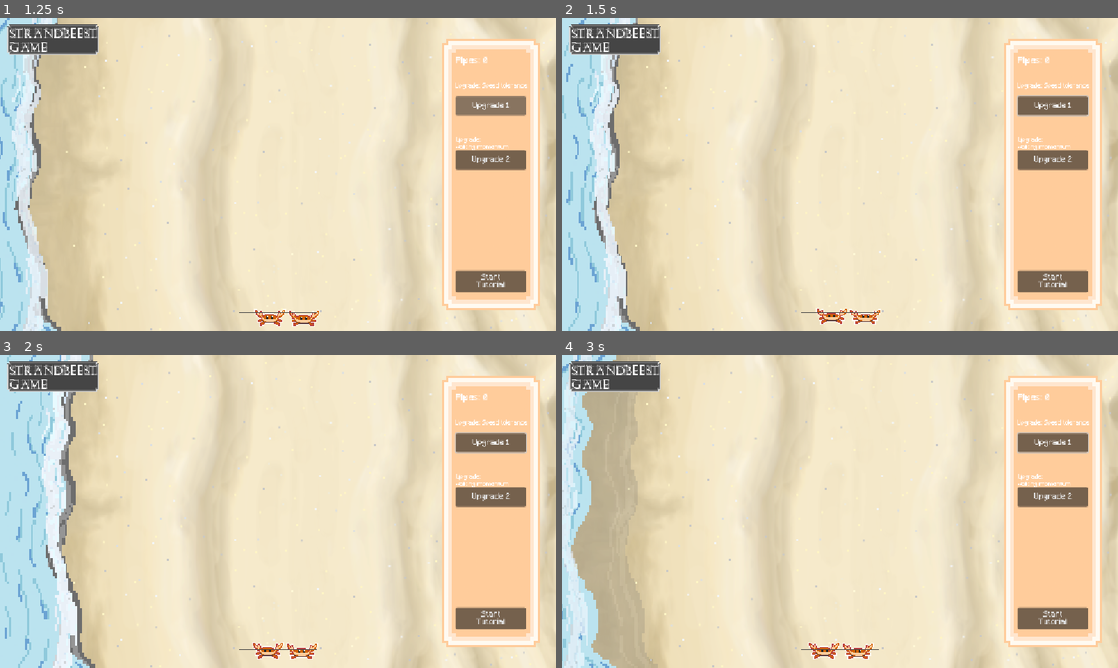
Above: before the commit, frames 1-4 (two rows, left to right).
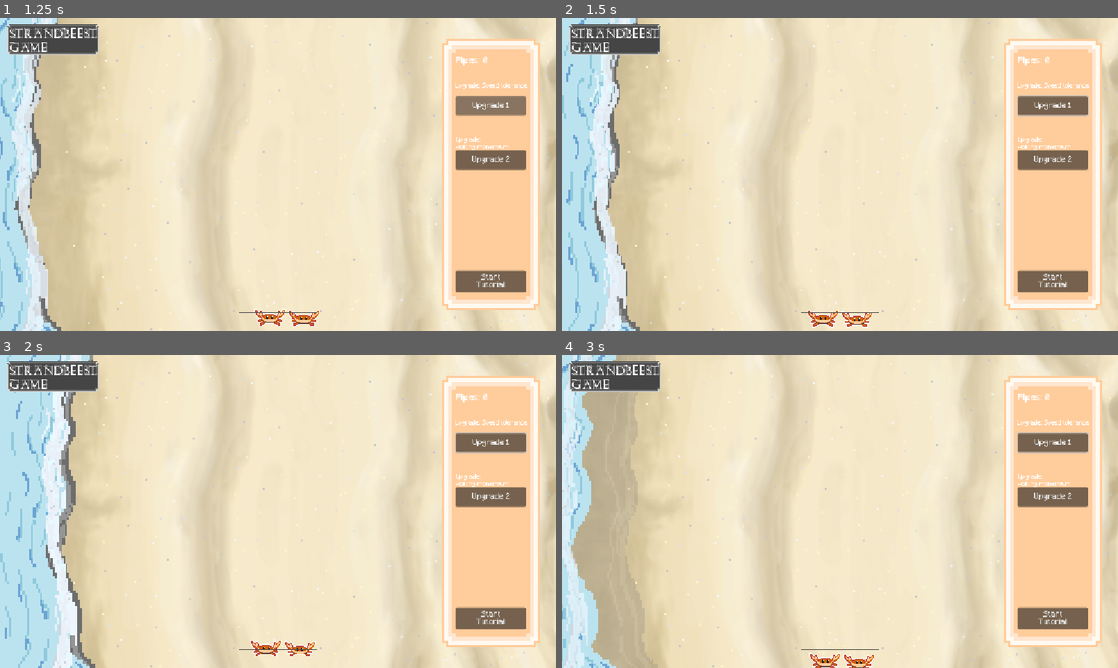
Above: after the commit, the same moments.

Repository: ArifD2286/Strandbeest-Game
Game: Godot game, scene res://Game.tscn
Same seed, same stepped clock (60 frames per second), same inputs: the game is played once before the commit and once after it.
Inputs (mouse positions are in pixels of both pictures, inside the frame that each line leads up to):
- Up to frame 1 (1.25 s): click "Upgrade 1" at 0.5 s
- Up to frame 2 (1.5 s): tap Enter at 1.25 s; move the mouse to (962, 158) at 1.27 s; hold Right from 1.28 s (still down); tap Space (shooting) at 1.35 s; click (962, 158) at 1.42 s
- Up to frame 3 (2 s): keep holding Right
- Up to frame 4 (3 s): release Right at 2 s; drag from (728, 527) to (812, 574) at 2.02 s; move the mouse to (895, 442) at 2.77 s; hold Right from 2.78 s (still down); tap Shift at 2.85 s

Frame 1 is identical in both runs. In frame 2, 0.5% of the frame differs, in the area x 44-58%, y 92-100%; in frame 3, 0.4%; in frame 4, 0.7%, in the area x 44-57%, y 91-100%.

Commit message:
Update 3.7
Changes:
- Continued working on the player's cloud movement mechanics, only "idle" state left :)

Diff:
--- a/strandbeest-game/cloud_1.gd
+++ b/strandbeest-game/cloud_1.gd
@@ -3,12 +3,18 @@
 # Notes:
 # We can use states again to have variation of animation for different scenarios.
 
-# pull_fraction in player.gd is a var with a smooth change from 0 to 1,
+# During "Charging" state, we want the cloud to move from their original position to the player node's
+# (target position, we use [Vector2.ZERO]) position to have the "getting sucked in" to suggest the "charging" motion.
+
+# We want the cloud to keep on orbiting/moving in circles, so to keep that motion we can move the cloud's
+# centre of orbiting during change of state transition.
+
+# we can use a [.lerp()] (lerp is short for linear interpolation).
+# It is an operation for Vector2 for blending in between two points using a "0 to 1".
+
+# [pull_fraction] in player.gd is a var with a smooth change from 0 to 1,
 # we can use this for the shift of position of the cloud.
 # Say that 0 is when the cloud sits at its resting pos and 1 is where the cloud sits at its target spot.
-
-# For the movement of the clouds, we can use a [.lerp()] (lerp is short for linear interpolation).
-# It is an operation for Vector2 for blending in between two points using a "0 to 1".
 
 # Vector2.ZERO is the target point for cloud1/2/3.gd to go to from their own initial position
 # as [position] are local coordinates for the Player (CharacterBody2D) node.
@@ -17,7 +23,8 @@
 @onready var player = get_parent()
 
 @export var radius: float = 10.0
-@export var burst_radius: float = 20.0
+@export var charge_radius: float = 5.0
+@export var burst_radius: float = 25.0
 
 # The variables below doesn't make the duration for the animation state,
 # it is only for the speed of the circle movement / how long it takes for 1 whole loop.
@@ -27,7 +34,8 @@
 # it is declared in player.gd
 
 @export var cycle_seconds: float = 5.0
-@export var burst_seconds: float = 3.0
+@export var charge_cycle_seconds: float = 1.0
+@export var burst_seconds: float = 1.5
 @export var phase_offset: float = 0.0
 
 var _rest_position: Vector2
@@ -50,8 +58,18 @@
 			position.y = _rest_position.y + radius * cos(_omega * _t)
 		"Charging":
 			_t += delta
-			position = _rest_position.lerp(charge_target, player.pull_fraction)
+			_omega = TAU / charge_cycle_seconds
+			var current_centre = _rest_position.lerp(charge_target, player.pull_fraction)
+			var current_radius = lerp(radius, charge_radius, player.pull_fraction)
+			position.x = current_centre.x + current_radius * sin(_omega * _t)
+			position.y = current_centre.y + current_radius * cos(_omega * _t)
+
+			# Burst would be similar to charging but moving in the opposite direction.
+
 		"Burst":
 			_t += delta
-			position.x = _rest_position.x + burst_radius * sin(_omega * _t)
-			position.y = _rest_position.y + burst_radius * cos(_omega * _t)
+			_omega = TAU / burst_seconds
+			var current_centre = charge_target.lerp(_rest_position, player.burst_fraction)
+			var current_radius = lerp(radius, burst_radius, player.burst_fraction)
+			position.x = current_centre.x + current_radius * sin(_omega * _t)
+			position.y = current_centre.y + current_radius * cos(_omega * _t)
--- a/strandbeest-game/player.gd
+++ b/strandbeest-game/player.gd
@@ -4,10 +4,11 @@
 @export var charge_duration: float = 0.5
 
 var pull_fraction: float = 0.0
+var burst_fraction: float = 0.0
 var _charge_t: float = 0.0
 var _state: String = "Idle"
 var _t: float = 0.0
-var reset_time: float = 0.0
+var reset_time: float = 3.0
 
 
 func _process(delta: float) -> void:
@@ -37,6 +38,8 @@
 
 	if _state == "Burst":
 		_t += delta
+		_t = clamp(_t, 0.0, reset_time)
+		burst_fraction = (1.0 - cos(PI * _t / reset_time)) / 2.0
 		if _t >= reset_time:
 			_t = 0.0
 			_state = "Idle"
